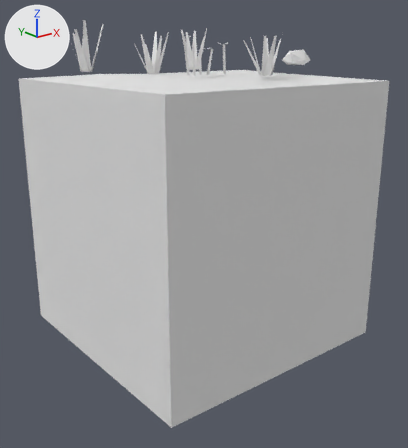
Two versions of the FBX model Assets/Tiles/Grass/Grass pale 0.fbx, one commit apart.
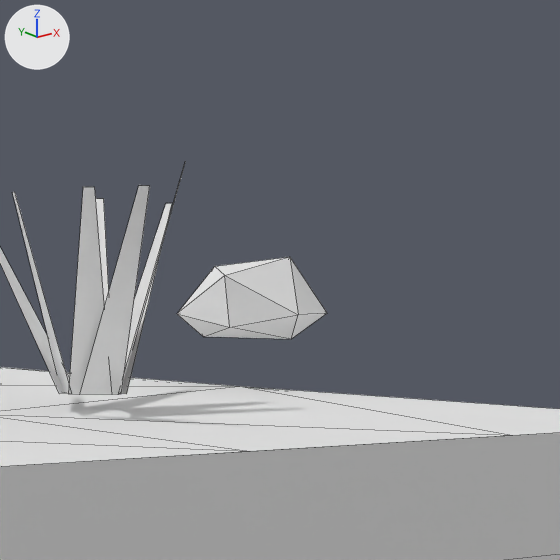
Old and new are each drawn whole from a 50 mm camera at (-2.726, -3.486, 1.286) aimed at (-0.021, -0.105, -0.066) and again close up on the part from 61% to 87% of the width and 0% to 24% of the height. The lights are fixed; the arrows at upper left show +X, +Y and +Z. The last two pictures show the newer version. The close-ups show mesh edges as thin lines. Where no turn or scale is listed for an object, it has been applied to the vertices. Vertices at exactly the same position are counted once.

The older version as bpy lines, for what is in view:
```python
me_grass_pale_0 = bpy.data.meshes.new('Grass pale 0')
me_grass_pale_0.from_pydata(...)  # 271 vertices, 138 faces; spans x -1.0..1.0, y -1.0..1.0, z -1.0..1.48
me_grass_pale_0.materials.append(mat_tileworld_tiles)  # its picture is missing
ob_grass_pale_0 = bpy.data.objects.new('Grass pale 0', me_grass_pale_0)
ob_grass_pale_0.location = (0.0, 0.0, 0.0)
```
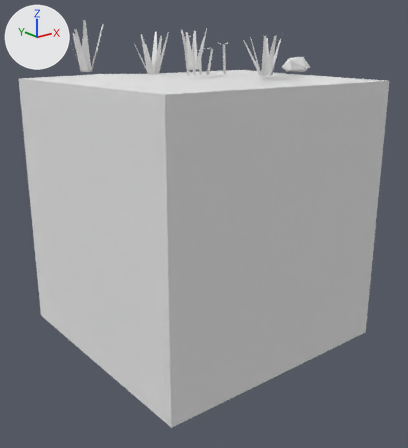
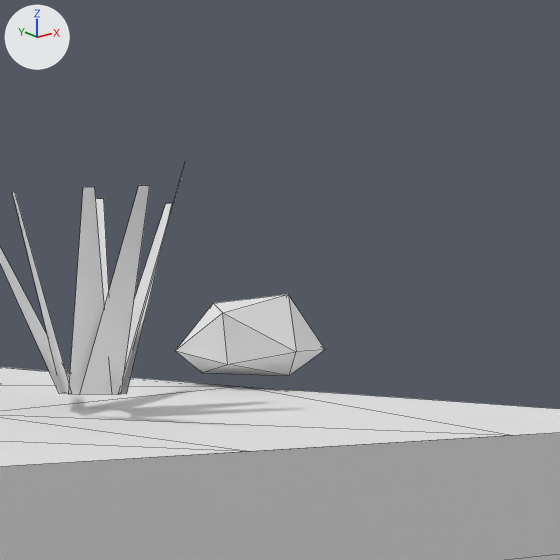
Pixel boxes [x1, y1, x2, y2] of what changed, in the close-ups (560 x 560 px; the box of a moved part takes in the faces that stretch with it):
part 1 of me_grass_pale_0, moved or reshaped
    before: [177, 257, 327, 339]
    after: [176, 294, 325, 376]

Diff of the bpy script that builds the scene:
```diff
--- a/Assets/Tiles/Grass/Grass pale 0.fbx.py
+++ b/Assets/Tiles/Grass/Grass pale 0.fbx.py
@@ me_grass_pale_0 @@
 me_grass_pale_0.from_pydata(...)  # 271 vertices, 138 faces; spans x -1.0..1.0, y -1.0..1.0, z -1.0..1.48
 # used by ob_grass_pale_0; location = (0.0, 0.0, 0.0)
+# me_grass_pale_0 part 1: the loose piece of 12 vertices spanning x 0.42..0.63, y -0.6..-0.4, z 1.16..1.27 is moved by (0.0, 0.0, -0.05)
 me_grass_pale_0.materials.append(mat_tileworld_tiles)
```
